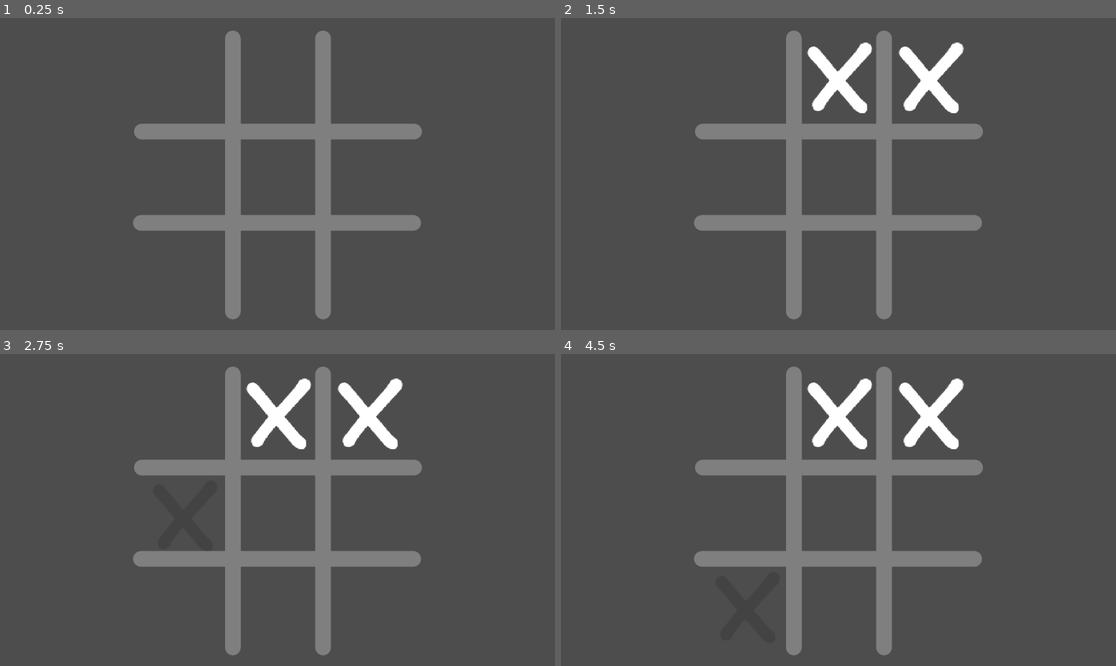
Above: before the commit, frames 1-4 (two rows, left to right).
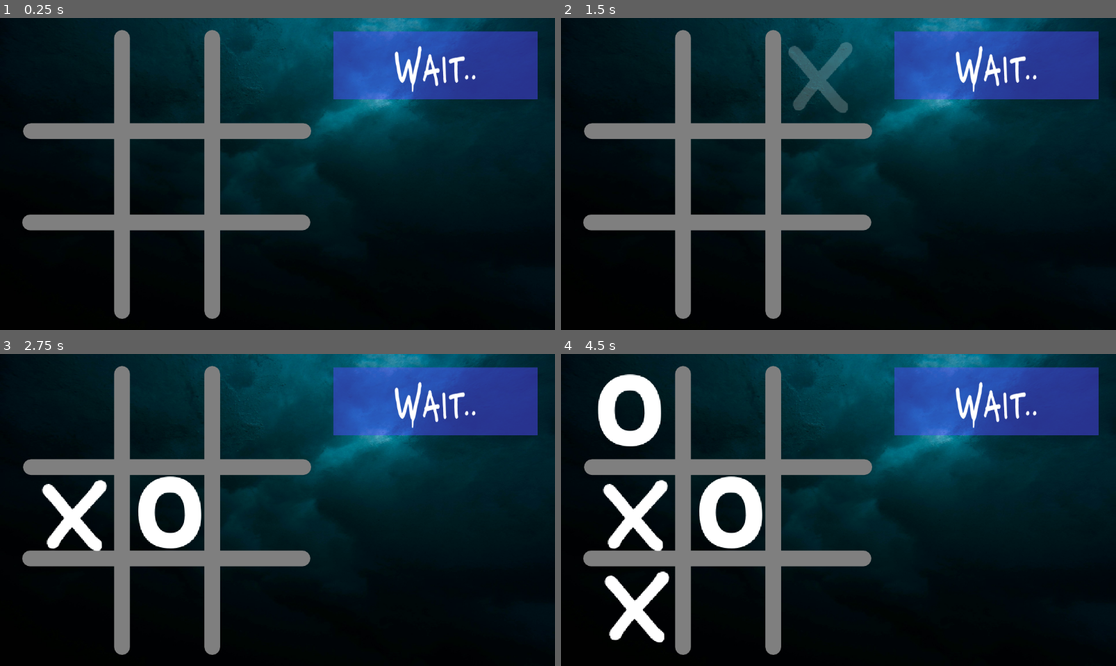
Above: after the commit, the same moments.

Repository: Fatsermint/tic-tac-toe
Game: Godot game, scene res://Scenes/home.tscn
The game is run twice, just before and just after one commit, with the same random seed, the same clock (stepped at 60 frames per second) and the same inputs.
Inputs (mouse positions are in pixels of both pictures, inside the frame that each line leads up to; where the layout moved, square brackets give the same spot in the first picture):
- Up to frame 1 (0.25 s): no input
- Up to frame 2 (1.5 s): click (727, 83) [838, 83] at 0.5 s; click (821, 83) [932, 83] at 1.25 s
- Up to frame 3 (2.75 s): click (72, 513) [183, 513] at 2 s
- Up to frame 4 (4.5 s): click (727, 513) [838, 513] at 2.75 s; click (821, 513) [932, 513] at 3.5 s; click (638, 603) [749, 603] at 4.25 s

The runs differ from the first frame. In frame 1, 97% of the frame differs, in the area x 0-100%, y 0-100%; in frame 2, 96%; in frame 3, 97%; in frame 4, 97%.

Commit message:
Added Opponent that plays tic tac toe

Diff:
--- a/Scenes/home.gd
+++ b/Scenes/home.gd
@@ -8,14 +8,19 @@
 @onready var _7: Button = $"Grid/7"
 @onready var _8: Button = $"Grid/8"
 @onready var _9: Button = $"Grid/9"
-@onready var phanthom: Control = $Phanthom
+@onready var turnLabel: Label = $Turn/Label
+@onready var timer: Timer = $Timer
 
 @onready var x: Control = $X
 @onready var o: Control = $O
-const color = Color(0.0, 0.0, 0.0, 0.129)
+const color = Color(1.0, 1.0, 1.0, 0.212)
 const colorPlayer = Color(1.0, 1.0, 1.0, 1.0)
-var playerTurn = true
+var playerTurn = false
 var used = []
+var playerUsed = []
+var enemyUsed = []
+var wait = true
+var timergoing = false
 var dub1
 var dub2
 var dub3
@@ -25,41 +30,135 @@
 var dub7
 var dub8
 var dub9
-
+var randomPos
+const winning = [
+	[1, 2, 3],
+	[4, 5, 6],
+	[7, 8, 9], #---
+	[1, 4, 7],# |
+	[2, 5, 8],# |
+	[3, 6, 9],# |
+	[1, 5, 9], # /
+	[3, 5, 7]
+
+]
+func _process(delta: float) -> void:
+	if playerTurn == true:
+		turnLabel.text = "Your Turn"
+	else:
+		turnLabel.text = "Wait.."
+	if playerTurn == false:
+		if timergoing == false:
+			timer.start()
+			timergoing = true
+		if wait == false:
+			randomPos = randi_range(1,9)
+			print(randomPos)
+			if used.has(randomPos):
+				print("used already :(")
+				return
+			else:
+				if randomPos == 1:
+					var o1 = o.duplicate()
+					_1.add_child(o1)
+					o1.position = Vector2(3.225,3.275)
+					used += [1]
+					enemyUsed += [1]
+				if randomPos == 2:
+					var o2 = o.duplicate()
+					_2.add_child(o2)
+					o2.position = Vector2(3.252,3.475)
+					used += [2]
+					enemyUsed += [2]
+				if randomPos == 3:
+					print("!!!!!!!!")
+					var o3 = o.duplicate()
+					_3.add_child(o3)
+					o3.position = Vector2(3.725,3.325)
+					used += [3]
+					enemyUsed += [3]
+				if randomPos == 4:
+					print("!!!!!!!!")
+					var o4 = o.duplicate()
+					_4.add_child(o4)
+					o4.position = Vector2(3.625,4.175)
+					used += [4]
+					enemyUsed += [4]
+				if randomPos == 5:
+					print("!!!!!!!!")
+					var o5 = o.duplicate()
+					_5.add_child(o5)
+					o5.position = Vector2(3.775,3.725)
+					used += [5]
+					enemyUsed += [5]
+				if randomPos == 6:
+					print("!!!!!!!!")
+					var o6 = o.duplicate()
+					_6.add_child(o6)
+					o6.position = Vector2(4.025,4.025)
+					used += [6]
+					enemyUsed += [6]
+				if randomPos == 7:
+					print("!!!!!!!!")
+					var o7 = o.duplicate()
+					_7.add_child(o7)
+					o7.position = Vector2(3.325,4.53)
+					used += [7]
+					enemyUsed += [7]
+				if randomPos == 8:
+					print("!!!!!!!!")
+					var o8 = o.duplicate()
+					_8.add_child(o8)
+					o8.position = Vector2(3.625,4.575)
+					used += [8]
+					enemyUsed += [8]
+				if randomPos == 9:
+					print("!!!!!!!!")
+					var o9 = o.duplicate()
+					_9.add_child(o9)
+					o9.position = Vector2(3.825,4.525)
+					used += [9]
+					enemyUsed += [9]
+				playerTurn = true
+				timergoing = false
+				wait = true
+	for combo in winning:
+		if combo.all(func(n): return n in playerUsed):
+			turnLabel.text = "You won!"
+	for combo in winning:
+		if combo.all(func(n): return n in enemyUsed):
+			if not turnLabel.text == "You won!":
+				turnLabel.text = "You lost :("
 func removeAllDubs() -> void:
 	if _1.get_child_count() >=  0.9:
-		print(_1.get_children(1))
 		if not 1 in used:
 			_1.get_child(0).queue_free()
 	if _2.get_child_count() >=  0.9:
 		if not 2 in used:
 			_2.get_child(0).queue_free()
-		print(_2.get_children(1))
 	if _3.get_child_count() >=  0.9:
-		print(_3.get_children(1))
 		if not 3 in used:
-			_2.get_child(0).queue_free()
+			_3.get_child(0).queue_free()
 	if _4.get_child_count() >=  0.9:
-		print(_4.get_children(1))
-		_4.get_child(0).queue_free()
+		if not 4 in used:
+			_4.get_child(0).queue_free()
 	if _5.get_child_count() >=  0.9:
-		print(_5.get_children(1))
-		_5.get_child(0).queue_free()
+		if not 5 in used:
+			_5.get_child(0).queue_free()
 	if _6.get_child_count() >=  0.9:
-		print(_6.get_children(1))
-		_6.get_child(0).queue_free()
+		if not 6 in used:
+			_6.get_child(0).queue_free()
 	if _7.get_child_count() >=  0.9:
-		print(_7.get_children(1))
-		_7.get_child(0).queue_free()
+		if not 7 in used:
+			_7.get_child(0).queue_free()
 	if _8.get_child_count() >=  0.9:
-		print(_8.get_children(1))
-		_8.get_child(0).queue_free()
+		if not 8 in used:
+			_8.get_child(0).queue_free()
 	if _9.get_child_count() >=  0.9:
-		print(_9.get_children(1))
-		_9.get_child(0).queue_free()
+		if not 9 in used:
+			_9.get_child(0).queue_free()
 func _on_1_mouse_entered() -> void:
 	removeAllDubs()
-	print("1")
 	if _1.get_child_count() ==  0:
 		dub1 = x.duplicate()
 		_1.add_child(dub1)
@@ -103,7 +202,7 @@
 func _on_6_mouse_entered() -> void:
 	print("6")
 	removeAllDubs()
-	if _7.get_child_count() ==  0:
+	if _6.get_child_count() ==  0:
 		dub6 = x.duplicate()
 		_6.add_child(dub6)
 		dub6.position = Vector2(1.5, -1.5)
@@ -135,21 +234,69 @@
 
 func _on_1_pressed() -> void:
 	if not 1 in used:
-		print("Okay")
-		used += [1]
-		dub1.modulate = colorPlayer
-
-
-
-
+		if playerTurn == true:
+			used += [1]
+			playerUsed += [1]
+			dub1.modulate = colorPlayer
+			playerTurn = false
 func _on_2_pressed() -> void:
 	if not 2 in used:
-		print("Okay")
-		used += [2]
-		dub2.modulate = colorPlayer
-
+		if playerTurn == true:
+			used += [2]
+			playerUsed += [2]
+			dub2.modulate = colorPlayer
+			playerTurn = false
 func _on_3_pressed() -> void:
 	if not 3 in used:
-		print("Okay")
-		used += [3]
-		dub3.modulate = colorPlayer
+		if playerTurn == true:
+			used += [3]
+			playerUsed += [3]
+			dub3.modulate = colorPlayer
+			playerTurn = false
+func _on_4_pressed() -> void:
+	if not 4 in used:
+		if playerTurn == true:
+			used += [4]
+			playerUsed += [4]
+			dub4.modulate = colorPlayer
+			playerTurn = false
+func _on_5_pressed() -> void:
+	if not 5 in used:
+		if playerTurn == true:
+			used += [5]
+			playerUsed += [5]
+			dub5.modulate = colorPlayer
+			playerTurn = false
+func _on_6_pressed() -> void:
+	if not 6 in used:
+		if playerTurn == true:
+			used += [6]
+			playerUsed += [6]
+			dub6.modulate = colorPlayer
+			playerTurn = false
+func _on_7_pressed() -> void:
+	if not 7 in used:
+		if playerTurn == true:
+			playerUsed += [7]
+			used += [7]
+			dub7.modulate = colorPlayer
+			playerTurn = false
+func _on_8_pressed() -> void:
+	if not 8 in used:
+		if playerTurn == true:
+			used += [8]
+			playerUsed += [8]
+			dub8.modulate = colorPlayer
+			playerTurn = false
+func _on_9_pressed() -> void:
+	if not 9 in used:
+		if playerTurn == true:
+			used += [9]
+			playerUsed += [9]
+			dub9.modulate = colorPlayer
+			playerTurn = false
+
+
+func _on_timer_timeout() -> void:
+	wait = false
+	timergoing = false
--- a/Scenes/home.tscn
+++ b/Scenes/home.tscn
@@ -1,9 +1,12 @@
-[gd_scene load_steps=7 format=3 uid="uid://b0b3535a8dvu8"]
+[gd_scene load_steps=10 format=3 uid="uid://b0b3535a8dvu8"]
 
 [ext_resource type="Script" uid="uid://b022qqr1k6igs" path="res://Scenes/home.gd" id="1_12ycv"]
 [ext_resource type="PackedScene" uid="uid://pb0qjsqdhndb" path="res://Scenes/grid.tscn" id="1_uq2cn"]
 [ext_resource type="PackedScene" uid="uid://085iyf8trsv7" path="res://Scenes/X.tscn" id="2_ibywg"]
 [ext_resource type="PackedScene" uid="uid://dgxb8uh5xbeah" path="res://Scenes/o.tscn" id="3_12ycv"]
+[ext_resource type="Texture2D" uid="uid://bxcoh27sefsv2" path="res://images/backround.jpg" id="5_llnbm"]
+[ext_resource type="Script" uid="uid://bvok7362bs0q5" path="res://Scenes/texture_rect.gd" id="6_fhpuh"]
+[ext_resource type="FontFile" uid="uid://b2lkvxapehayl" path="res://images/Lacquer-Regular.ttf" id="7_vkfas"]
 
 [sub_resource type="Animation" id="Animation_12ycv"]
 resource_name = "Idle"
@@ -23,7 +26,18 @@
 script = ExtResource("1_12ycv")
 
 [node name="Grid" parent="." instance=ExtResource("1_uq2cn")]
-layout_mode = 0
+layout_mode = 1
+anchors_preset = 8
+anchor_left = 0.5
+anchor_top = 0.5
+anchor_right = 0.5
+anchor_bottom = 0.5
+offset_left = -806.0
+offset_top = -325.0
+offset_right = 345.0
+offset_bottom = 326.0
+grow_horizontal = 2
+grow_vertical = 2
 mouse_filter = 1
 mouse_default_cursor_shape = 8
 
@@ -124,23 +138,67 @@
 &"": SubResource("AnimationLibrary_llnbm")
 }
 
+[node name="TextureRect" type="TextureRect" parent="."]
+show_behind_parent = true
+layout_mode = 0
+offset_right = 1920.0
+offset_bottom = 1440.0
+scale = Vector2(0.6, 0.45)
+mouse_filter = 2
+texture = ExtResource("5_llnbm")
+stretch_mode = 2
+script = ExtResource("6_fhpuh")
+
 [node name="O" parent="." instance=ExtResource("3_12ycv")]
 layout_mode = 1
-offset_left = -1187.0
-offset_top = -38.0
-offset_right = -1187.0
-offset_bottom = -38.0
+offset_left = -2480.0
+offset_top = 401.0
+offset_right = -2480.0
+offset_bottom = 401.0
+scale = Vector2(0.07, 0.07)
 mouse_filter = 2
+
+[node name="Turn" type="ColorRect" parent="."]
+layout_mode = 0
+offset_left = 692.0
+offset_top = 28.000008
+offset_right = 732.0
+offset_bottom = 68.00001
+scale = Vector2(10.6, 3.5199995)
+color = Color(0.32799995, 0.27999997, 1, 0.4745098)
+
+[node name="Label" type="Label" parent="Turn"]
+layout_mode = 0
+offset_left = 0.28301883
+offset_right = 556.2831
+offset_bottom = 138.0
+scale = Vector2(0.07169813, 0.28671333)
+theme_override_fonts/font = ExtResource("7_vkfas")
+theme_override_font_sizes/font_size = 90
+text = "Your turn!"
+horizontal_alignment = 1
+vertical_alignment = 1
+
+[node name="Timer" type="Timer" parent="."]
+wait_time = 2.0
+one_shot = true
 
 [connection signal="mouse_entered" from="Grid/2" to="." method="_on_2_mouse_entered"]
 [connection signal="pressed" from="Grid/2" to="." method="_on_2_pressed"]
 [connection signal="mouse_entered" from="Grid/3" to="." method="_on_3_mouse_entered"]
 [connection signal="pressed" from="Grid/3" to="." method="_on_3_pressed"]
 [connection signal="mouse_entered" from="Grid/4" to="." method="_on_4_mouse_entered"]
+[connection signal="pressed" from="Grid/4" to="." method="_on_4_pressed"]
 [connection signal="mouse_entered" from="Grid/5" to="." method="_on_5_mouse_entered"]
+[connection signal="pressed" from="Grid/5" to="." method="_on_5_pressed"]
 [connection signal="mouse_entered" from="Grid/6" to="." method="_on_6_mouse_entered"]
+[connection signal="pressed" from="Grid/6" to="." method="_on_6_pressed"]
 [connection signal="mouse_entered" from="Grid/7" to="." method="_on_7_mouse_entered"]
+[connection signal="pressed" from="Grid/7" to="." method="_on_7_pressed"]
 [connection signal="mouse_entered" from="Grid/8" to="." method="_on_8_mouse_entered"]
+[connection signal="pressed" from="Grid/8" to="." method="_on_8_pressed"]
 [connection signal="mouse_entered" from="Grid/9" to="." method="_on_9_mouse_entered"]
+[connection signal="pressed" from="Grid/9" to="." method="_on_9_pressed"]
 [connection signal="mouse_entered" from="Grid/1" to="." method="_on_1_mouse_entered"]
 [connection signal="pressed" from="Grid/1" to="." method="_on_1_pressed"]
+[connection signal="timeout" from="Timer" to="." method="_on_timer_timeout"]
--- a/Scenes/o.tscn
+++ b/Scenes/o.tscn
@@ -1,6 +1,6 @@
 [gd_scene load_steps=2 format=3 uid="uid://dgxb8uh5xbeah"]
 
-[ext_resource type="FontFile" uid="uid://b2lkvxapehayl" path="res://images/Lacquer-Regular.ttf" id="1_vfp3y"]
+[ext_resource type="FontFile" uid="uid://bvspo2m7i3k1" path="res://images/Grandstander-VariableFont_wght.ttf" id="1_vfp3y"]
 
 [node name="O" type="Control"]
 layout_mode = 3
@@ -17,16 +17,18 @@
 anchor_top = 0.5
 anchor_right = 0.5
 anchor_bottom = 0.5
-offset_left = 5.0
-offset_top = 7.0
-offset_right = 45.0
-offset_bottom = 47.0
+offset_left = -38.0
+offset_top = -96.0
+offset_right = 38.0
+offset_bottom = 96.0
 grow_horizontal = 2
 grow_vertical = 2
 
 [node name="Label" type="Label" parent="MarginContainer"]
 texture_filter = 1
 layout_mode = 2
+theme_override_colors/font_outline_color = Color(1, 1, 1, 1)
+theme_override_constants/outline_size = 35
 theme_override_fonts/font = ExtResource("1_vfp3y")
 theme_override_font_sizes/font_size = 160
 text = "o"
--- /dev/null
+++ b/Scenes/texture_rect.gd
@@ -0,0 +1,8 @@
+extends TextureRect
+
+
+@onready var texture_rect: TextureRect = $"."
+
+func _process(delta: float) -> void:
+	texture_rect.size.y = get_window().size.y
+	texture_rect.size.x = get_window().size.x
Not shown, added: Scenes/texture_rect.gd.uid
Not shown, added: TiltNeon-Regular-VariableFont_XROT,YROT.ttf.import
Not shown, added: dist/web/index.apple-touch-icon.png.import
Not shown, added: dist/web/index.icon.png.import
Not shown, added: dist/web/index.png.import
Binary file added: images/Grandstander-VariableFont_wght.ttf
Not shown, added: images/Grandstander-VariableFont_wght.ttf.import
Not shown, added: images/TiltNeon-Regular-VariableFont_XROT,YROT.ttf.import
Binary file added: images/backround.jpg
Not shown, added: images/backround.jpg.import
